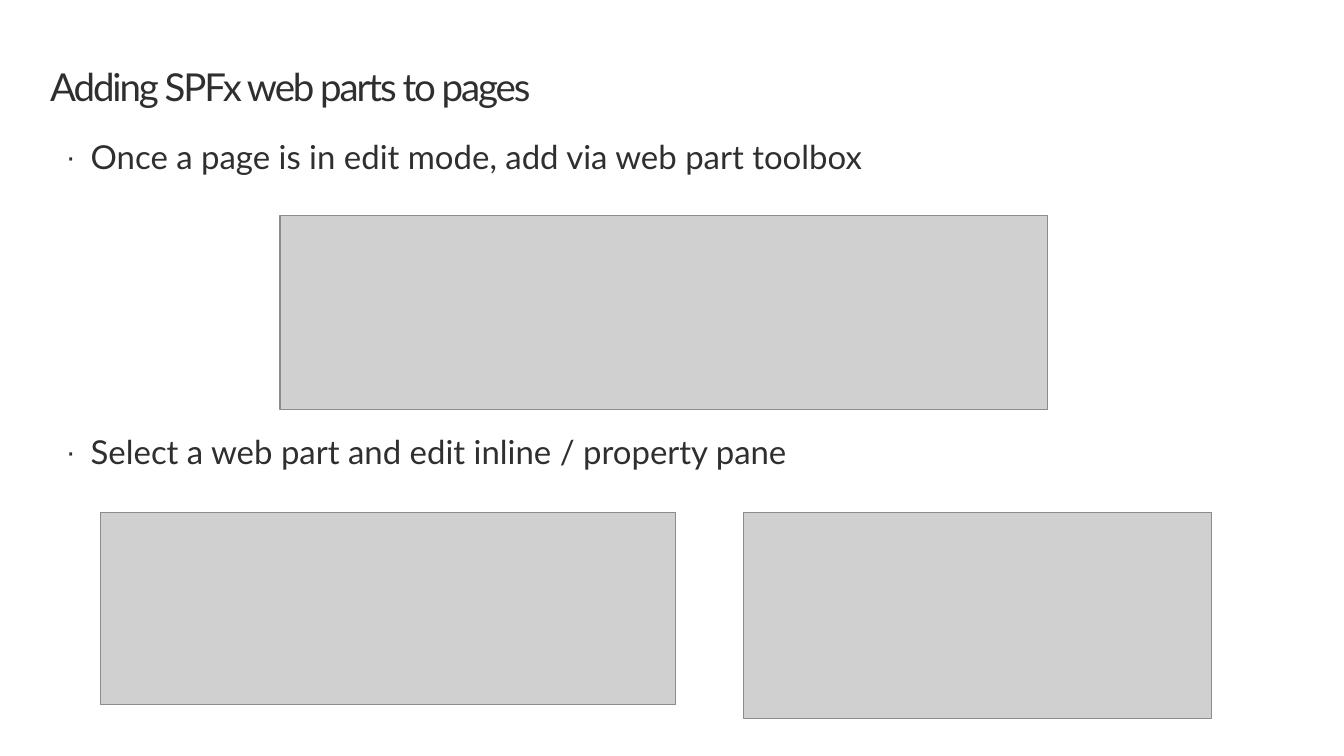
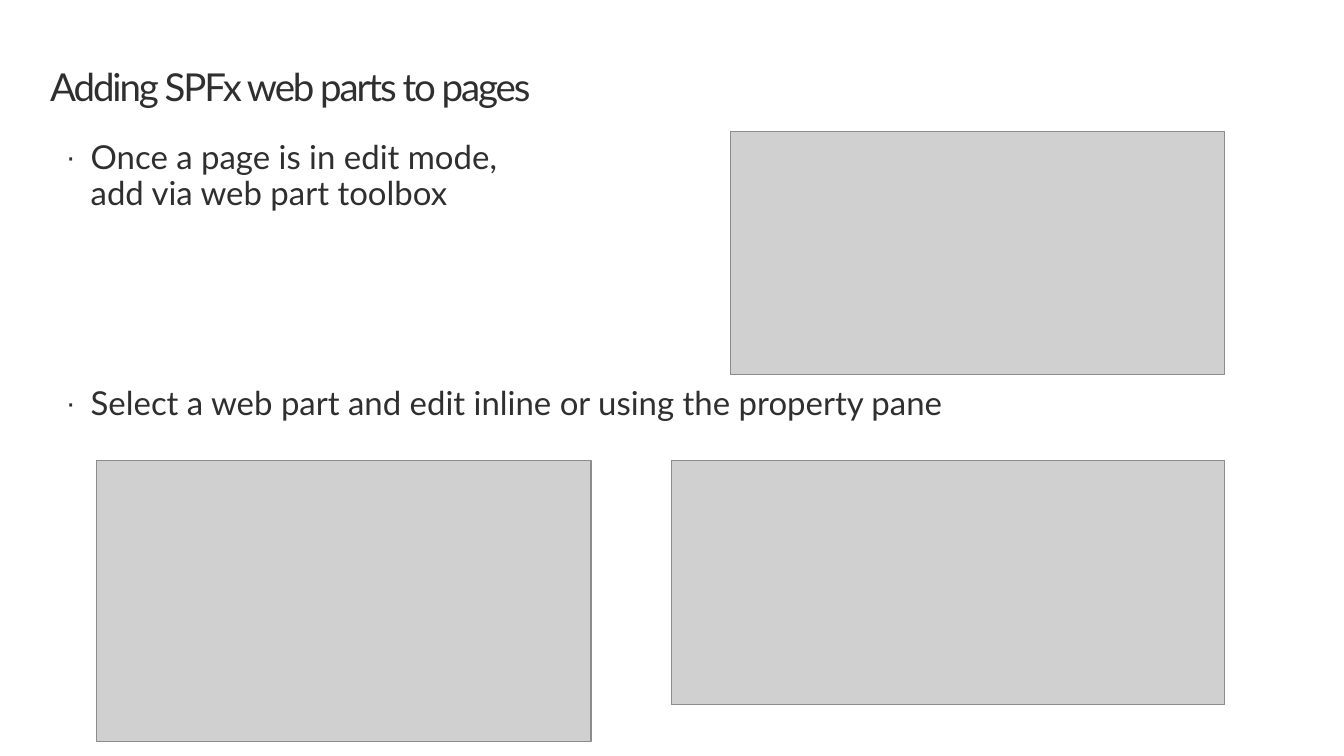
Before and after one commit to SharePoint/sp-dev-training-spfx-getting-started, a slide deck: slide 5 of 03-using.pptx. Drawn at 1344x756 pixels with LibreOffice and Linux fonts; fonts in the diff are those of the drawing; grey boxes stand for pictures; background and template pictures are left out. Boxes give left, top, right and bottom in pixels: in the first picture for what was removed or moved away, otherwise in the second. Text is boxed around its words. In the diff, an @@ line names an element or a change of style, - is before the commit and + after.

Commit message:
Update Ex 3 slide deck

```diff
--- a/03-using.pptx
+++ b/03-using.pptx
@@ picture added at [731, 131, 1225, 375] @@
@@ picture removed at [280, 215, 1048, 410] @@
@@ text at [91, 390, 942, 421]: text changed @@
-· Select a web part and edit inline / property pane
+· Select a web part and edit inline or using the property pane
@@ picture: place and size @@
-picture at [101, 513, 676, 705]
+picture at [97, 461, 591, 741]
@@ picture: place and size @@
-picture at [744, 513, 1213, 718]
+picture at [671, 461, 1224, 704]
```
